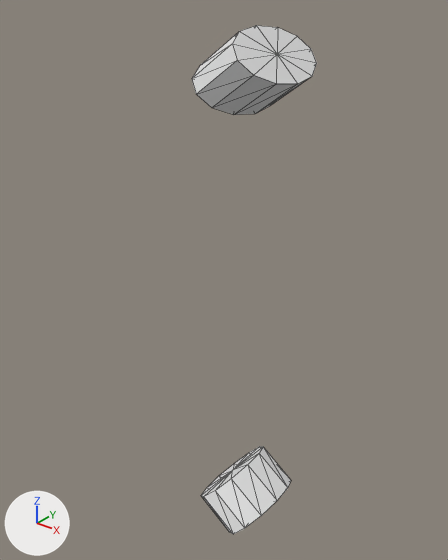
A saved change to the OBJ model assets/meshes/drones/mini5pro/mini5pro__accent.obj.
Camera for both pictures: a 50 mm camera at (0.2046, -0.1386, 0.0942) aimed at (0.0945, -0.001, 0.0089). Lighting does not change. The marker at lower left points along +X, +Y and +Z. The first picture is the older version. Mesh edges are drawn as thin lines. Where no turn or scale is listed for an object, it has been applied to the vertices.

The older version as bpy lines, for what is in view:
```python
me_mini5pro__accent = bpy.data.meshes.new('mini5pro__accent')
me_mini5pro__accent.from_pydata(...)  # 52 vertices, 96 faces; spans x 0.091..0.118, y -0.017..0.017, z -0.084..0.084
ob_mini5pro__accent = bpy.data.objects.new('mini5pro__accent', me_mini5pro__accent)
ob_mini5pro__accent.location = (0.0, 0.0, 0.0)
```
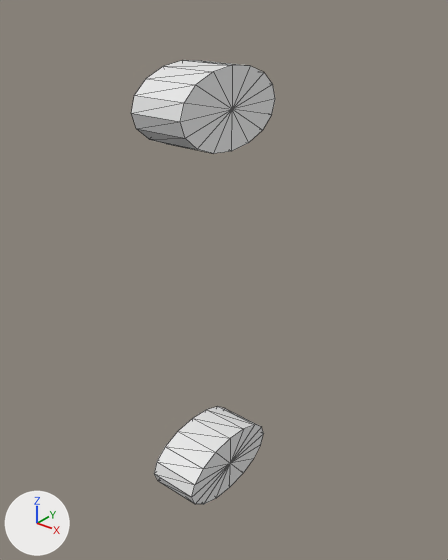
Boxes (x1, y1, x2, y2) around the edits, measured in the pictures (448 x 560 px):
'mini5pro__accent', reshaped (15% wider, 13% shorter)
    before: (192, 25, 317, 534)
    after: (131, 60, 275, 504)
part 1 of me_mini5pro__accent, added
    after: (131, 60, 275, 154)
part 2 of me_mini5pro__accent, added
    after: (154, 406, 264, 504)
part 3 of me_mini5pro__accent, deleted
    before: (192, 25, 317, 115)
part 4 of me_mini5pro__accent, deleted
    before: (201, 447, 291, 534)

Edits to the bpy script that builds the scene:
```text
Change me_mini5pro__accent:
    used by ob_mini5pro__accent; location = (0.0, 0.0, 0.0)
    remove me_mini5pro__accent.from_pydata(...)  # 52 vertices, 96 faces; spans x 0.091..0.118, y -0.017..0.017, z -0.084..0.084
    add me_mini5pro__accent.from_pydata(...)  # 68 vertices, 128 faces; spans x 0.081..0.099, y -0.023..0.018, z -0.074..0.074
    me_mini5pro__accent part 1: a new loose piece, a 16-sided cylinder along x spanning x 0.081..0.099, y -0.023..0.018, z 0.051..0.074
    me_mini5pro__accent part 2: a new loose piece, a 16-sided cylinder along x spanning x 0.081..0.099, y -0.023..0.018, z -0.074..-0.051
    me_mini5pro__accent part 3: the loose piece of 26 vertices spanning x 0.091..0.118, y -0.017..0.017, z 0.061..0.084 is deleted
    me_mini5pro__accent part 4: the loose piece of 26 vertices spanning x 0.091..0.118, y -0.017..0.017, z -0.084..-0.061 is deleted
```
